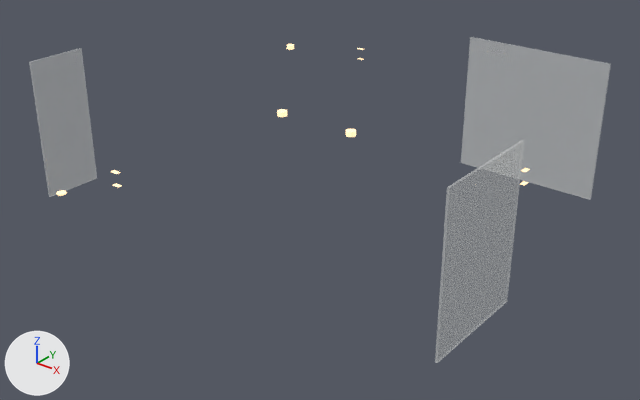
Two versions of the glTF model site/public/models/baked/room-lower-fixtures.gltf, one commit apart.
Before and after are seen from a 50 mm camera at (3.55, -4.1, 2.49) aimed at (0.82, -0.69, 0.37). The lights are fixed; the arrows at lower left show +X, +Y and +Z. The picture after the commit comes second. Vertices at exactly the same position are counted once.

Script lines for the objects in view, before the commit:
```python
me_room_lower_baked_004 = bpy.data.meshes.new('room-lower.baked.004')
me_room_lower_baked_004.from_pydata(...)  # 24 vertices, 36 faces; spans x -0.6..2.03, y -1.44..0.5, z 0.25..1.06
me_room_lower_baked_004.materials.append(mat_fix_glass)  # white #f2f5f4
me_room_lower_baked_005 = bpy.data.meshes.new('room-lower.baked.005')
me_room_lower_baked_005.from_pydata(...)  # 128 vertices, 216 faces; spans x -0.48..1.99, y -1.83..0.46, z 0.32..0.94
me_room_lower_baked_005.materials.append(mat_fix_lamp_glow_001)  # beige #ffd9a8, glowing beige #ffd9a8
ob_room_lower_baked_glass_001 = bpy.data.objects.new('room-lower.baked.glass.001', me_room_lower_baked_004)
ob_room_lower_baked_glass_001.location = (0.0, 0.0, 0.0)
ob_room_lower_baked_glow_001 = bpy.data.objects.new('room-lower.baked.glow.001', me_room_lower_baked_005)
ob_room_lower_baked_glow_001.location = (0.0, 0.0, 0.0)
```
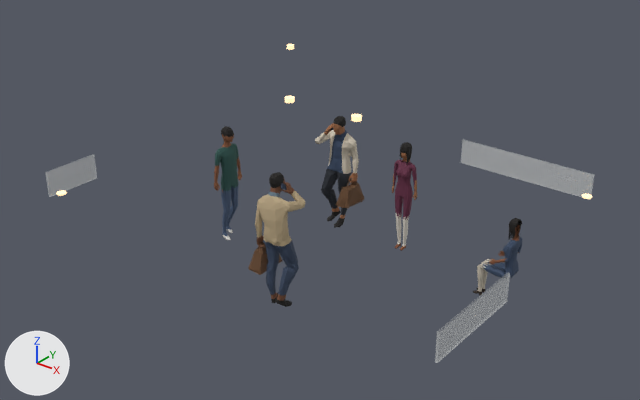
Where the change shows, as pixel boxes (x1, y1, x2, y2) in the pictures (640 x 400 px; the box of a moved part takes in the faces that stretch with it):
'room-lower.baked.glass.001', reshaped (31% shorter)
    before: (29, 37, 611, 363)
    after: (45, 139, 595, 363)
'room-lower.baked.flat.001', added
    after: (214, 116, 523, 307)
'room-lower.baked.glow.001', reshaped (13% wider)
    before: (56, 44, 530, 196)
    after: (56, 44, 592, 199)
part 2 of me_room_lower_baked_005, moved or reshaped
    before: (277, 109, 287, 117)
    after: (285, 96, 295, 103)
part 3 of me_room_lower_baked_005, moved or reshaped
    before: (346, 129, 356, 137)
    after: (351, 114, 362, 122)
part 4 of me_room_lower_baked_005, added
    after: (582, 193, 592, 199)
part 5 of me_room_lower_baked_005, deleted
    before: (111, 48, 530, 188)

Diff of the bpy script that builds the scene:
```diff
--- a/site/public/models/baked/room-lower-fixtures.gltf.py
+++ b/site/public/models/baked/room-lower-fixtures.gltf.py
@@ me_room_lower_baked_004 @@
-me_room_lower_baked_004.from_pydata(...)  # 24 vertices, 36 faces; spans x -0.6..2.03, y -1.44..0.5, z 0.25..1.06
+me_room_lower_baked_004.from_pydata(...)  # 24 vertices, 30 faces; spans x -0.6..2.03, y -1.44..0.5, z 0.25..0.41
+# me_room_lower_baked_004 part 1
+# 6 vertices are removed from x -0.6..2.03, y -1.44..0.5, z 1.06
+# 24 faces are deleted
+# 6 vertices in x -0.6..2.03, y -1.44..0.5, z 1.06 move by (0.0, 0.0, -0.65)
+# 6 new vertices lie (0.0, 0.0, 0.16) away from vertices in x -0.6..2.03, y -1.44..0.5, z 0.25
+# 18 new faces join them
 me_room_lower_baked_004.materials.append(mat_fix_glass)
@@ me_room_lower_baked_005 @@
-me_room_lower_baked_005.from_pydata(...)  # 128 vertices, 216 faces; spans x -0.48..1.99, y -1.83..0.46, z 0.32..0.94
+me_room_lower_baked_005.from_pydata(...)  # 100 vertices, 164 faces; spans x -0.48..1.92, y -1.48..0.41, z 0.32..0.94
+# me_room_lower_baked_005 part 2: the loose piece of 20 vertices spanning x 0.68..0.74, y -0.89..-0.83, z 0.89..0.91 is moved by (-0.07, 0.14, 0.02)
+# me_room_lower_baked_005 part 3: the loose piece of 20 vertices spanning x 1.12..1.18, y -0.89..-0.83, z 0.89..0.91 is moved by (-0.07, 0.14, 0.02)
+# me_room_lower_baked_005 part 4: a new loose piece of 20 vertices spanning x 1.87..1.92, y 0.35..0.41, z 0.32, in mat_fix_lamp_glow_001 (beige #ffd9a8, glowing beige #ffd9a8)
+# me_room_lower_baked_005 part 5: 6 loose pieces with 48 vertices, spanning x 0.23..1.99, y -1.83..0.46, z 0.79..0.86, are deleted
+# other edits to the shape of me_room_lower_baked_005 do not show in these pictures
 me_room_lower_baked_005.materials.append(mat_fix_lamp_glow_001)
@@ ob_room_lower_baked_flat_001 @@
+ob_room_lower_baked_flat_001 = bpy.data.objects.new('room-lower.baked.flat.001', me_room_lower_baked_007)  # 5457 vertices, 10041 faces; spans x 0.18..1.9, y -1.25..-0.2, z 0.01..0.72; in mat_fix_person_ent__6b4a2e_002 (brown #604229), mat_fix_person_ent__2a2f38_002 (dark grey #252a32), mat_fix_person_ent__16120f_002 (black #130f0c), mat_fix_person_ent__a8704a_002 (brown #986542), mat_fix_person_ent__e7dcc8_002 (pale yellow #d1c7b5), mat_fix_person_ent__3d4f6b_002 (dark blue #364760), mat_fix_person_ent__ece6da_002 (light grey #d6d0c5), mat_fix_person_ent__8a5232_002 (brown #7c492c), mat_fix_person_ent__6d2f4a_002 (dark red #622a42), mat_fix_person_ent__3b4a63_002 (dark blue #354259), mat_fix_person_ent__7b4f35_002 (brown #6f472f), mat_fix_person_ent__c9b48f_002 (beige #b6a381), mat_fix_person_ent__6b7f8e_002 (greyish blue #607380), mat_fix_person_ent__8d5a3b_002 (brown #7f5135), mat_fix_person_ent__4f6280_002 (dark blue #475873), mat_fix_person_ent__f2efe8_002 (light grey #dbd9d2), mat_fix_person_ent__2f5b55_002 (dark cyan #2a524c), mat_fix_person_ent__d8cfbd_002 (light grey #c4bbab), mat_fix_person_ent__3a2e26_002 (brown #342921)
+ob_room_lower_baked_flat_001.location = (0.0, 0.0, 0.0)
```
